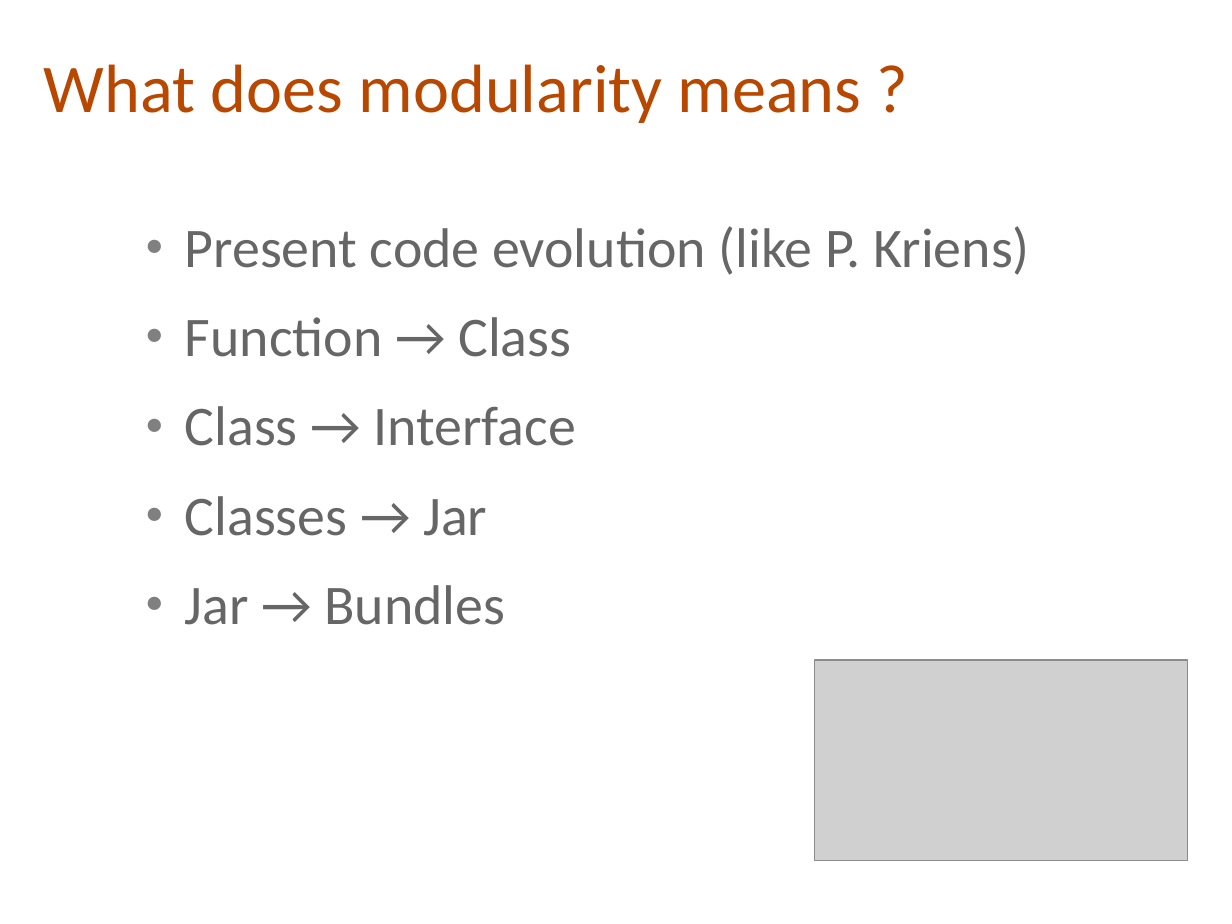
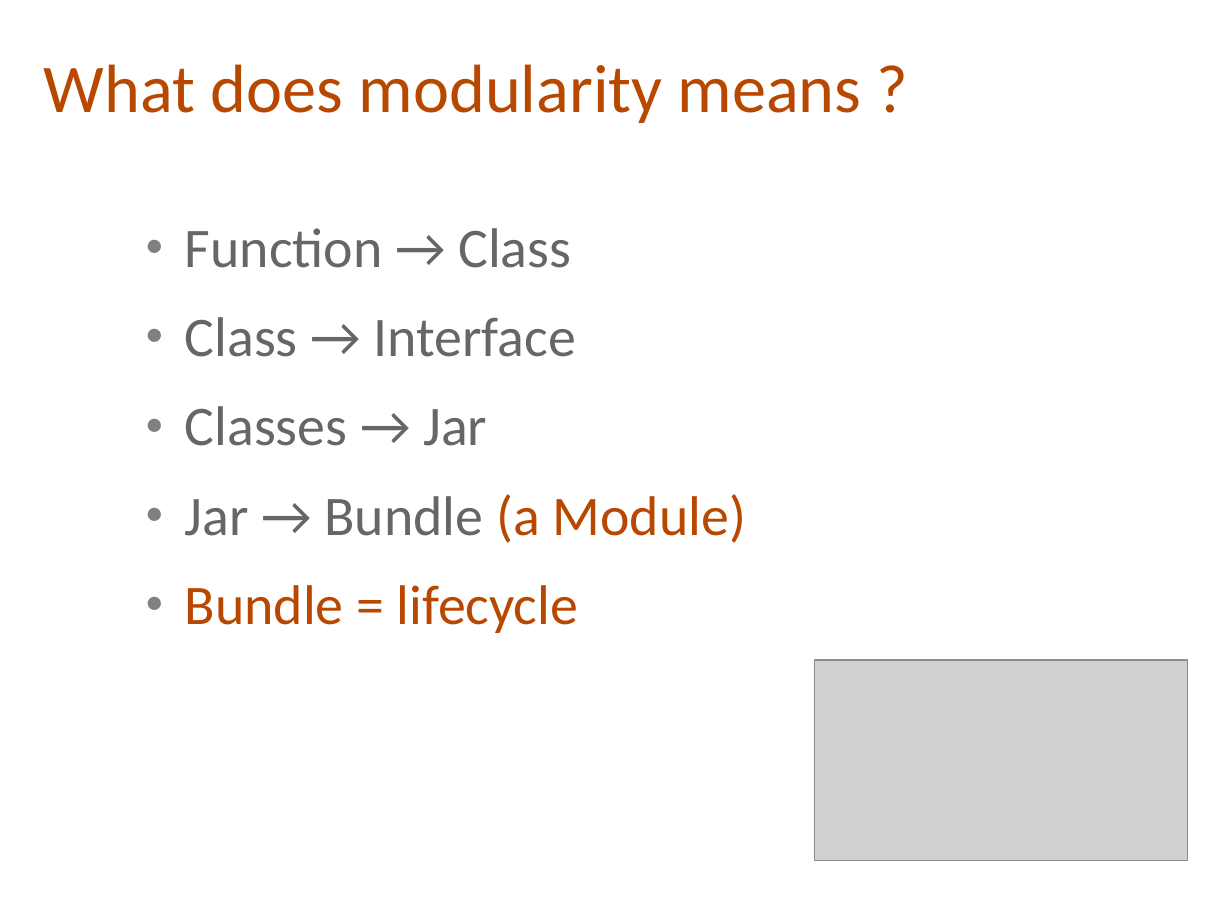
Before and after one commit to cmoulliard/apachecon-2012, a slide deck: slide 9 of karaf-ee-apachecon_eu_2012.odp (slide 7 before the commit). Drawn at 1232x924 pixels with LibreOffice and Linux fonts; fonts in the diff are those of the drawing; grey boxes stand for pictures; background and template pictures are left out. Boxes give left, top, right and bottom in pixels: in the first picture for what was removed or moved away, otherwise in the second. Text is boxed around its words. In the diff, an @@ line names an element or a change of style, - is before the commit and + after.

```diff
--- a/karaf-ee-apachecon_eu_2012.odp
+++ b/karaf-ee-apachecon_eu_2012.odp
@@ text at <box>185,226,1030,275</box>: paragraph removed @@
-● Present code evolution (like P. Kriens)
@@ text at <box>185,494,746,633</box>: text changed; text colour #666666 to #B84700 @@
-● Jar → Bundles
+● Jar → Bundle (a Module)
+● Bundle = lifecycle
```
Also in this commit, not shown: 10 other slides changed, 9 slides added, 3 slides removed, 5 other files.
